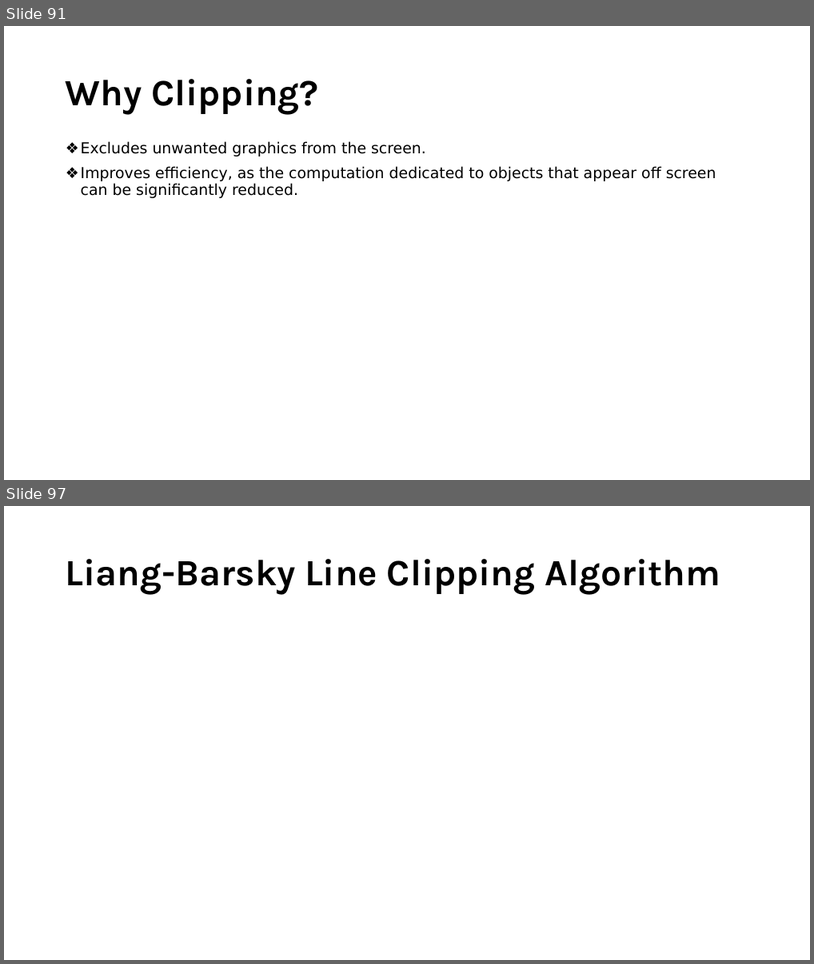
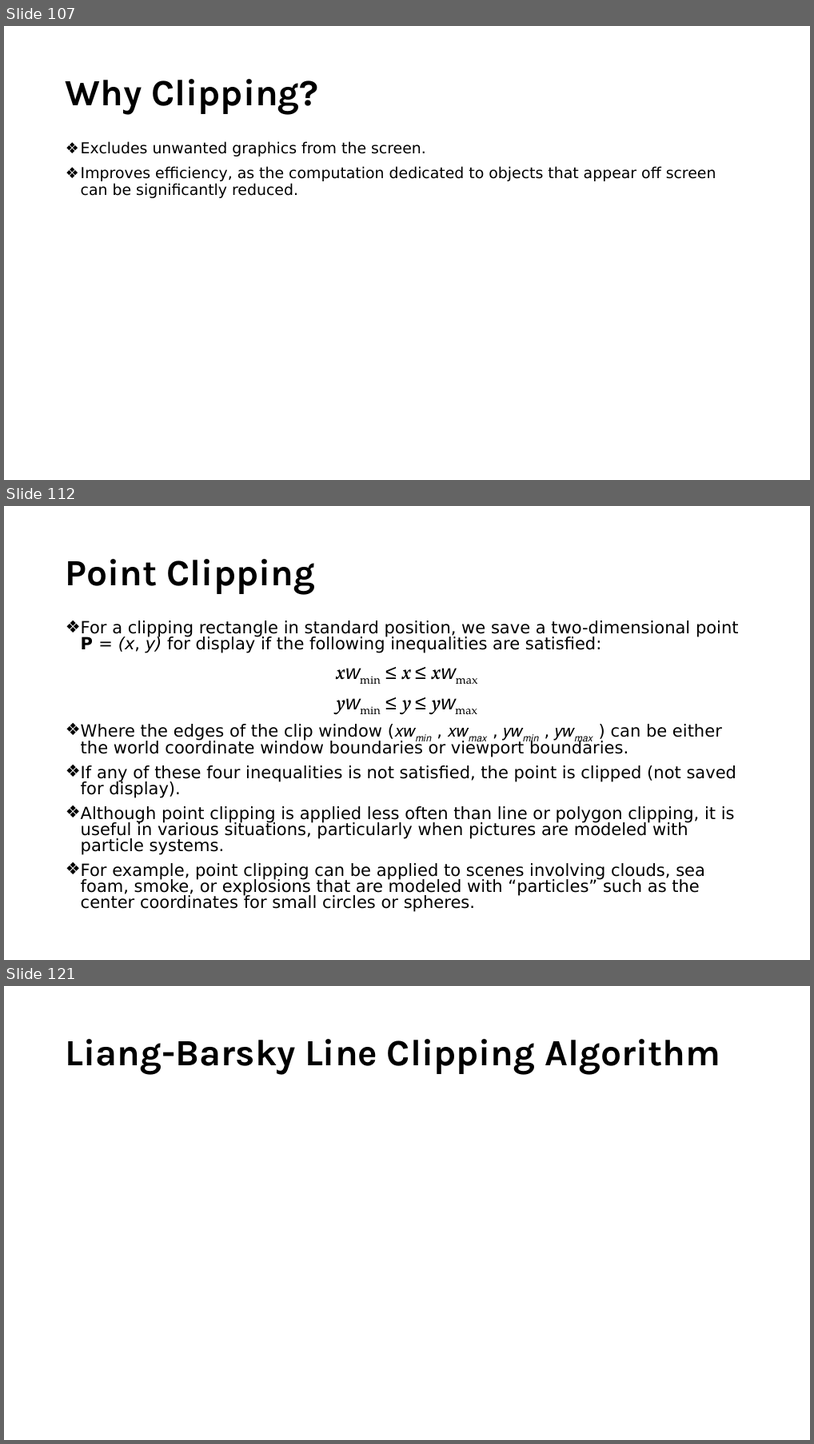
Before and after one commit to YatruHHM/Computer-Graphics-Slides-CSIT, a slide deck: Unit 3 Two-Dimensional Geometric Transformations.pptx. Shown one above the other, each under a label of ours: slides 91 and 97 before the commit, slides 107, 112 and 121 after it; the slides between them are not shown. The pictures are 814x964 and 814x1444 pixels, drawn with LibreOffice and Linux fonts; fonts in the diff are those of the drawing; grey boxes stand for pictures. Boxes give left, top, right and bottom in pixels: in the first picture for what was removed or moved away, otherwise in the second. Text is boxed around its words. In the diff, an @@ line names an element or a change of style, - is before the commit and + after.

```diff
--- a/Unit 3 Two-Dimensional Geometric Transformations.pptx
+++ b/Unit 3 Two-Dimensional Geometric Transformations.pptx
@@ slide 112 added at (4,506,810,960), background #FFFFFF @@
@@ title added at (66,559,316,594), 44 pt, text #000000, bold @@
+Point Clipping
@@ text added at (66,620,739,912), 20 pt, text #000000 @@
+❖ For a clipping rectangle in standard position, we save a two-dimensional point P = (x, y) for display if the following inequalities are satisfied:
+xwmin ≤ x ≤ xwmax
+ywmin ≤ y ≤ ywmax
+❖ Where the edges of the clip window (𝑥𝑤𝑚𝑖𝑛 , 𝑥𝑤𝑚𝑎𝑥 , 𝑦𝑤𝑚𝑖𝑛 , 𝑦𝑤𝑚𝑎𝑥 ) can be either the world coordinate window boundaries or viewport boundaries.
+❖ If any of these four inequalities is not satisfied, the point is clipped (not saved for display).
+❖ Although point clipping is applied less often than line or polygon clipping, it is useful in various situations, particularly when pictures are modeled with particle systems.
+❖ For example, point clipping can be applied to scenes involving clouds, sea foam, smoke, or explosions that are modeled with “particles” such as the center coordinates for small circles or spheres.
@@ what was slide 91 is now slide 107 @@
@@ what was slide 97 is now slide 121 @@
```
Also in this commit, not shown: 21 slides changed, 35 other slides added, 1 slide removed.
